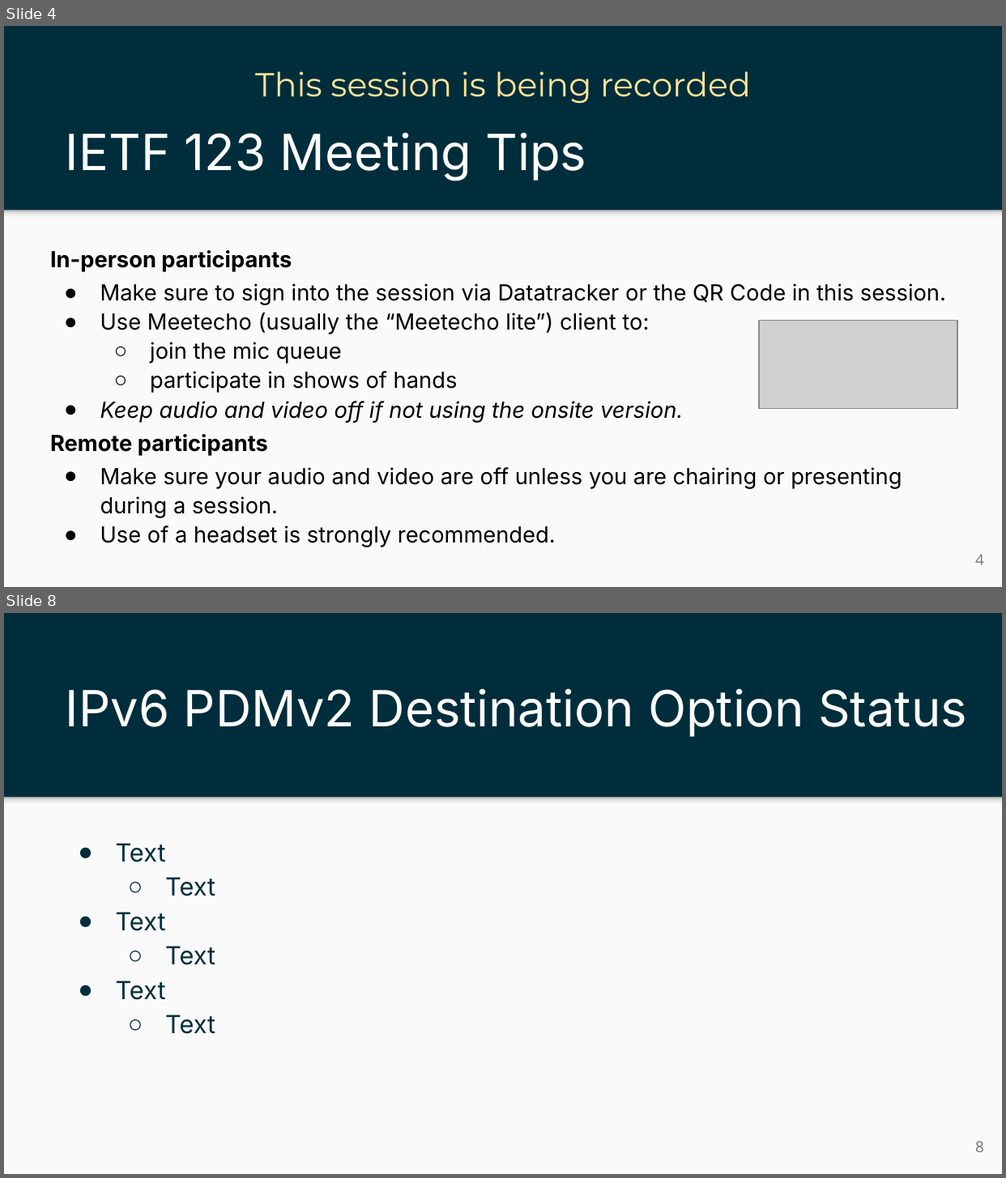
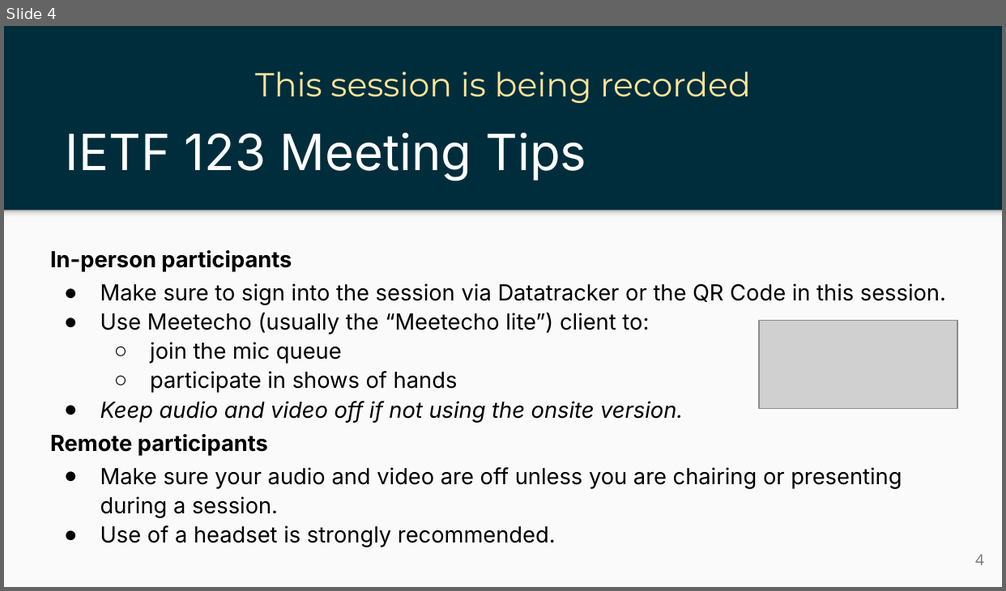
Before and after one commit to ietf-ippm/meeting-materials, a slide deck: ietf123-Madrid/Slides/chair-slides-ippm.pptx. Shown one above the other, each under a label of ours: slides 4 and 8 before the commit, slide 4 after it; the slides between them are not shown. The pictures are 1006x1178 and 1006x591 pixels, drawn with LibreOffice and Linux fonts; fonts in the diff are those of the drawing; grey boxes stand for pictures. Boxes give left, top, right and bottom in pixels: in the first picture for what was removed or moved away, otherwise in the second. Text is boxed around its words. In the diff, an @@ line names an element or a change of style, - is before the commit and + after.

```diff
--- a/ietf123-Madrid/Slides/chair-slides-ippm.pptx
+++ b/ietf123-Madrid/Slides/chair-slides-ippm.pptx
@@ slide 8 removed at bbox=[4, 613, 1002, 1174], background #002D3C; not listed: 2 template elements that a slide beside it also shows @@
@@ title removed at bbox=[66, 688, 967, 737] @@
-IPv6 PDMv2 Destination Option Status
@@ text removed at bbox=[116, 843, 215, 1034] @@
-● Text
-  ○ Text
-● Text
-  ○ Text
-● Text
-  ○ Text
@@ page number removed at bbox=[975, 1141, 984, 1152] @@
-8
```
Also in this commit, not shown: 2 slides changed, 7 slides added.
